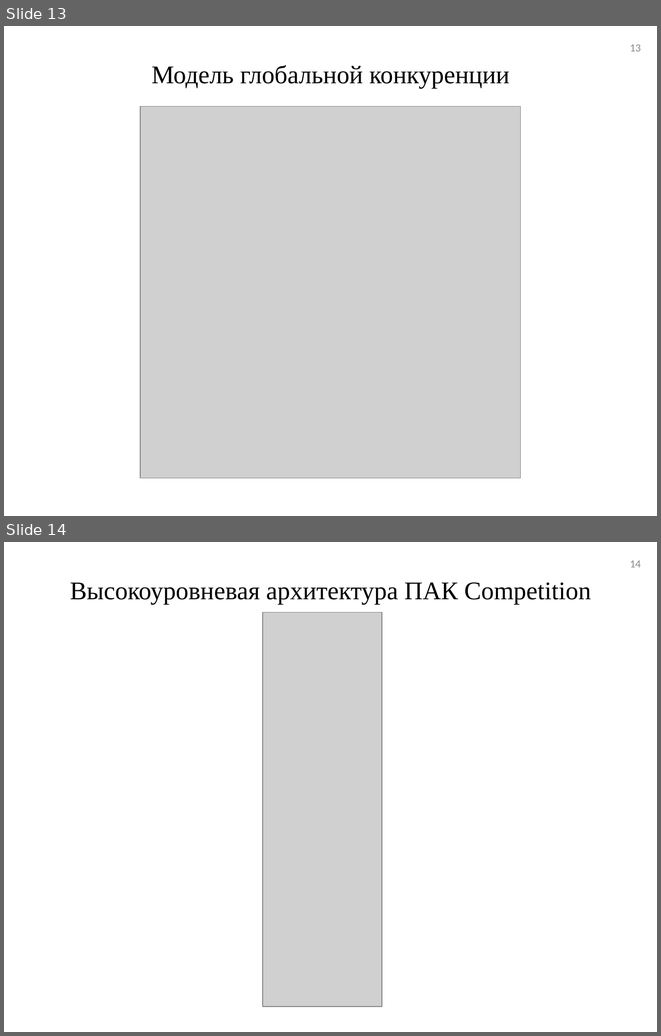
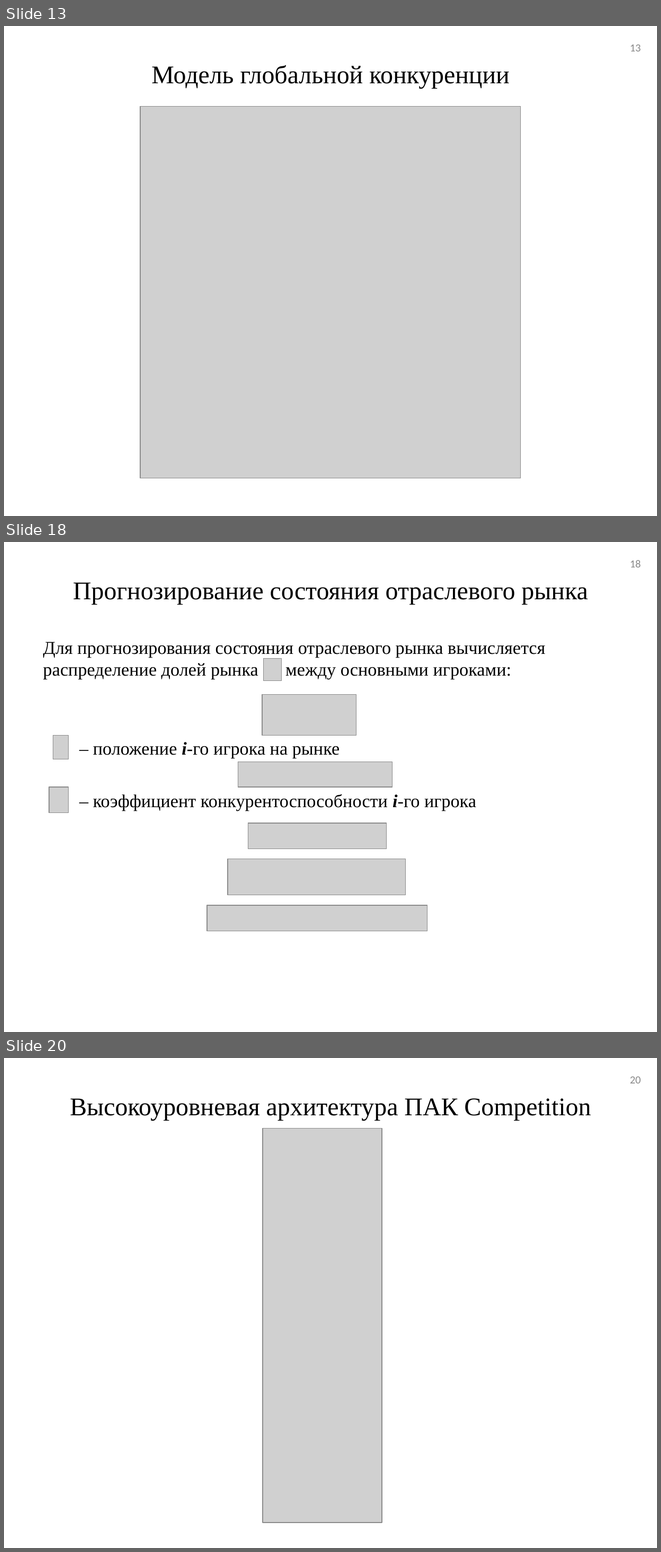
Before and after one commit to tehdoorsareopen/science, a slide deck: Предзащита/Презентация/Презентация_v01.ppt. Shown one above the other, each under a label of ours: slides 13 and 14 before the commit, slides 13, 18 and 20 after it; the slides between them are not shown. The pictures are 661x1036 and 661x1552 pixels, drawn with LibreOffice and Linux fonts; fonts in the diff are those of the drawing; grey boxes stand for pictures. Boxes give left, top, right and bottom in pixels: in the first picture for what was removed or moved away, otherwise in the second. Text is boxed around its words. In the diff, an @@ line names an element or a change of style, - is before the commit and + after.

```diff
--- a/Предзащита/Презентация/Презентация_v01.ppt
+++ b/Предзащита/Презентация/Презентация_v01.ppt
@@ slide 18 added at (x1=4, y1=542, x2=657, y2=1032), background #FFFFFF @@
@@ page number added at (x1=630, y1=560, x2=641, y2=567), 12 pt, text #898989 @@
+18
@@ title added at (x1=73, y1=582, x2=588, y2=605), 28 pt, text #000000 @@
+Прогнозирование состояния отраслевого рынка
@@ text added at (x1=43, y1=642, x2=545, y2=811), 20 pt, text #000000 @@
+Для прогнозирования состояния отраслевого рынка вычисляется распределение долей рынка между основными игроками:
+– положение i-го игрока на рынке
+– коэффициент конкурентоспособности i-го игрока
@@ picture added at (x1=264, y1=658, x2=282, y2=680) @@
@@ picture added at (x1=262, y1=694, x2=356, y2=734) @@
@@ picture added at (x1=53, y1=735, x2=69, y2=759) @@
@@ picture added at (x1=238, y1=762, x2=392, y2=787) @@
@@ picture added at (x1=49, y1=787, x2=68, y2=812) @@
@@ picture added at (x1=248, y1=823, x2=387, y2=848) @@
@@ picture added at (x1=228, y1=859, x2=406, y2=894) @@
@@ picture added at (x1=207, y1=905, x2=427, y2=930) @@
@@ what was slide 14 is now slide 20 @@
@@ page number at (x1=630, y1=1077, x2=641, y2=1083): text changed @@
-14
+20
```
Also in this commit, not shown: 6 other slides added, 1 slide removed, 1 other file.
